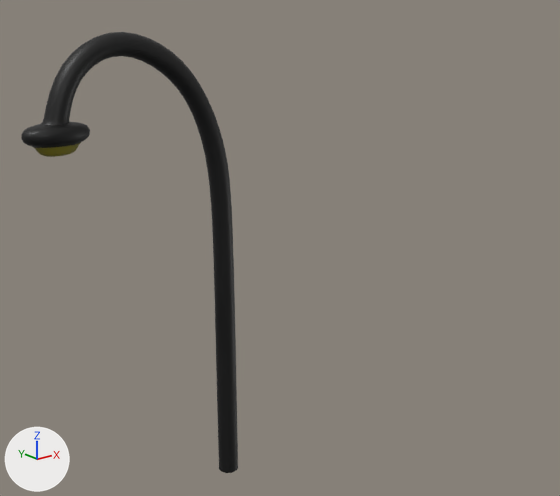
One commit to the FBX model Assets/Resources/Digital Cenario/Poste.fbx: the scene before it, then after it.
Rendered twice from a camera (50 mm lens) standing at (-87.7, -57.8, 45.5) and looking at (-38.7, 3.4, 21.0). Arrows for +X, +Y and +Z are at lower left; the lights stay in place. The older version comes first. Where no turn or scale is listed for an object, it has been applied to the vertices.

Before the edit, the objects in view are built like this:
```python
me_circle_003 = bpy.data.meshes.new('Circle.003')
me_circle_003.from_pydata(...)  # 4141 vertices, 4104 faces; spans x -18.1..1.0, y -1.6..1.6, z 0.0..43.5
# faces by material slot: [3456, 648]
me_circle_003.materials.append(mat_material_005)  # black #040505
me_circle_003.materials.append(mat_material_013)  # dark yellow #7a7312
ob_circle_002 = bpy.data.objects.new('Circle.002', me_circle_003)
ob_circle_002.location = (-48.22, 0.0, 0.0)
```
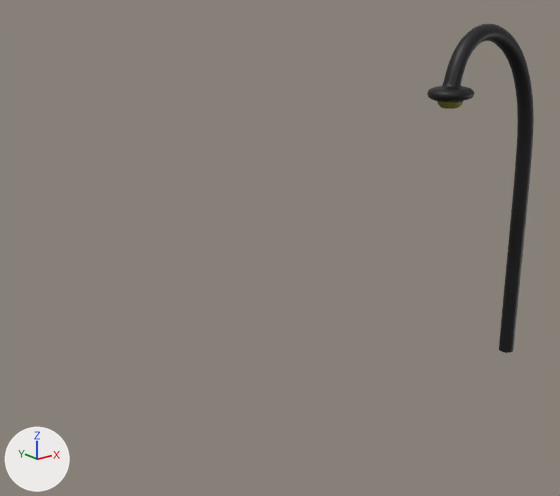
The edits, one by one:
me_circle_003 is used by ob_circle_002; location (-48.22, 0.0, 0.0).
me_circle_003 had 4141 vertices, 4104 faces and spanned x -18.1..1.0, y -1.6..1.6, z 0.0..43.5.
me_circle_003 now has 3528 vertices, 3456 faces and spans x -18.1..1.0, y -2.5..2.5, z 0.0..43.5.
me_circle_003 part 1: 519 vertices moved from x -17.9..-12.8, y -1.6..1.6, z 35.0..36.8 to x -18.0..-12.8, y -2.5..2.5, z 35.2..36.8; 916 vertices removed from x -18.1..-12.7, y -1.5..1.5, z 34.3..36.9; 303 vertices added at x -18.1..-12.7, y -2.5..2.5, z 35.2..36.9.
me_circle_003 no longer uses material mat_material_013 (dark yellow #7a7312).
Mesh me_circle_008 is new.
It has 685 vertices, 648 faces and spans x -1.57..1.57, y -1.38..1.38, z -0.36..0.5.
It uses material mat_material_013 (dark yellow #7a7312).
Object 'Circle.002' (ob_circle_002) moves from (-48.22, 0.0, 0.0) to (-1.72, -0.41, 0.0).
Object 'Circle.006' (ob_circle_006) is new; it shows me_circle_008.
Its location is (-17.11, -0.41, 34.68).

Pixel boxes [x1, y1, x2, y2] of what changed, in the pictures (560 x 496 px; the box of a moved part takes in the faces that stretch with it):
'Circle.002', reshaped, moved (50% narrower, 25% shorter): before [21, 32, 238, 473]; after [427, 24, 534, 353]
'Circle.006', added: after [437, 101, 463, 109]
part 1 of me_circle_003, moved or reshaped: before [21, 122, 90, 157]; after [427, 85, 474, 102]
